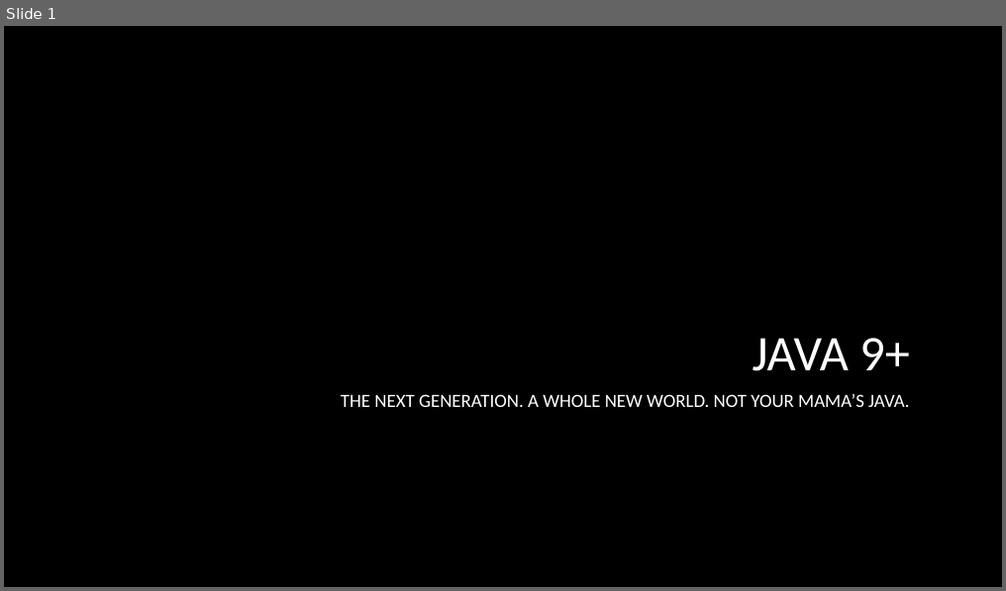
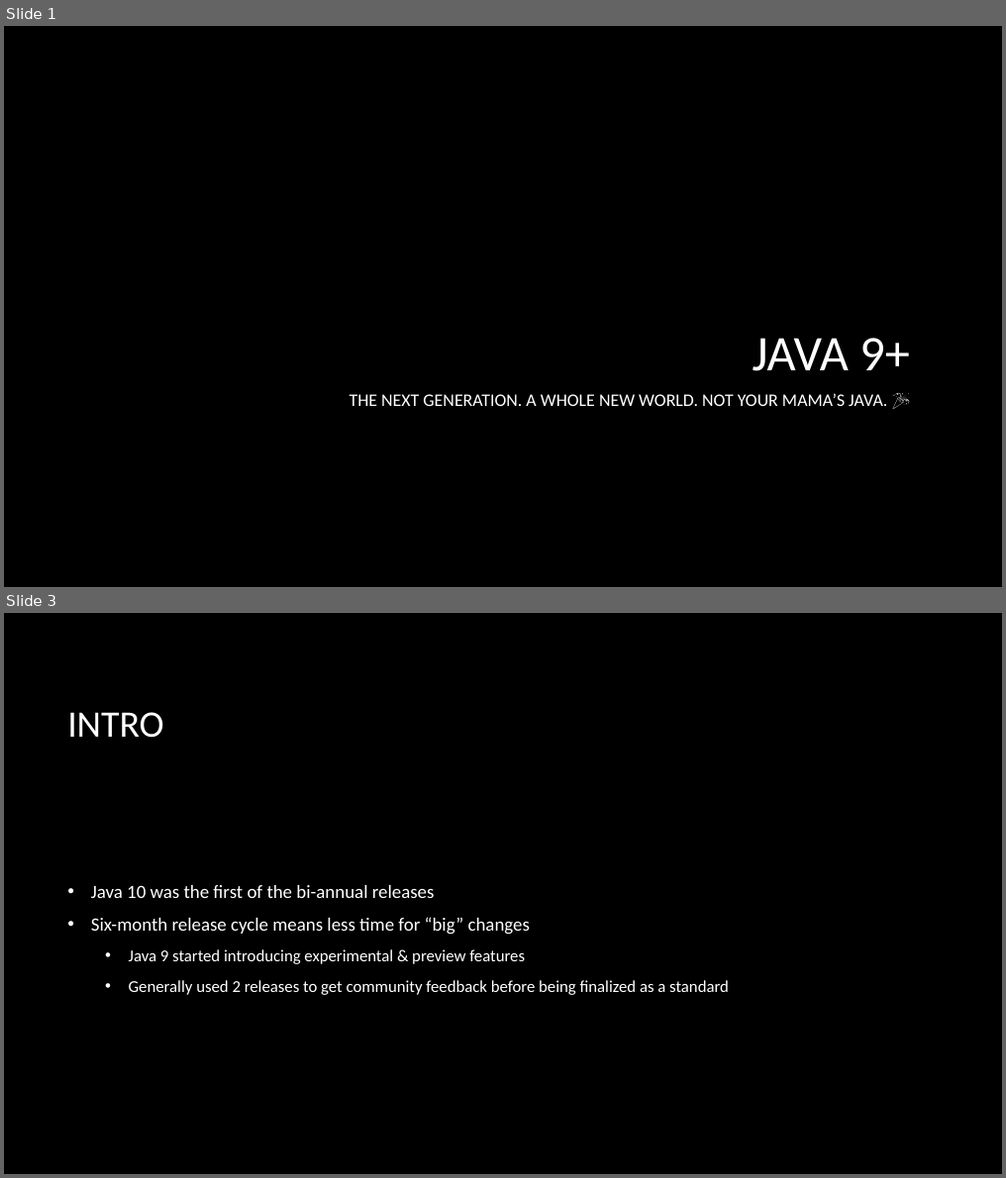
Before and after one commit to macdaddyaz/modern-java, a slide deck: Java 9 and up.pptx. Shown one above the other, each under a label of ours: slide 1 before the commit, slides 1 and 3 after it; the slides between them are not shown. The pictures are 1006x591 and 1006x1178 pixels, drawn with LibreOffice and Linux fonts; fonts in the diff are those of the drawing; background and template pictures are left out. Boxes give left, top, right and bottom in pixels: in the first picture for what was removed or moved away, otherwise in the second. Text is boxed around its words. In the diff, an @@ line names an element or a change of style, - is before the commit and + after.

```diff
--- a/Java 9 and up.pptx
+++ b/Java 9 and up.pptx
@@ slide 3 added at [4, 613, 1002, 1174], background picture (left out) @@
@@ title added at [67, 712, 163, 738], 36 pt, text #FFFFFF @@
+INTRO
@@ text added at [91, 885, 729, 995], 16 pt, text #FFFFFF @@
+• Java 10 was the first of the bi-annual releases
+• Six-month release cycle means less time for “big” changes
+  • Java 9 started introducing experimental & preview features
+  • Generally used 2 releases to get community feedback before being finalized as a standard
@@ slide 1 changed as well @@
@@ subtitle at [350, 393, 887, 406]: text changed; size 18 to 17 pt @@
-THE NEXT GENERATION. A WHOLE NEW WORLD. NOT YOUR MAMA’S JAVA.
+THE NEXT GENERATION. A WHOLE NEW WORLD. NOT YOUR MAMA’S JAVA. 🎉
```
Also in this commit, not shown: 16 other slides added, 9 other files.
